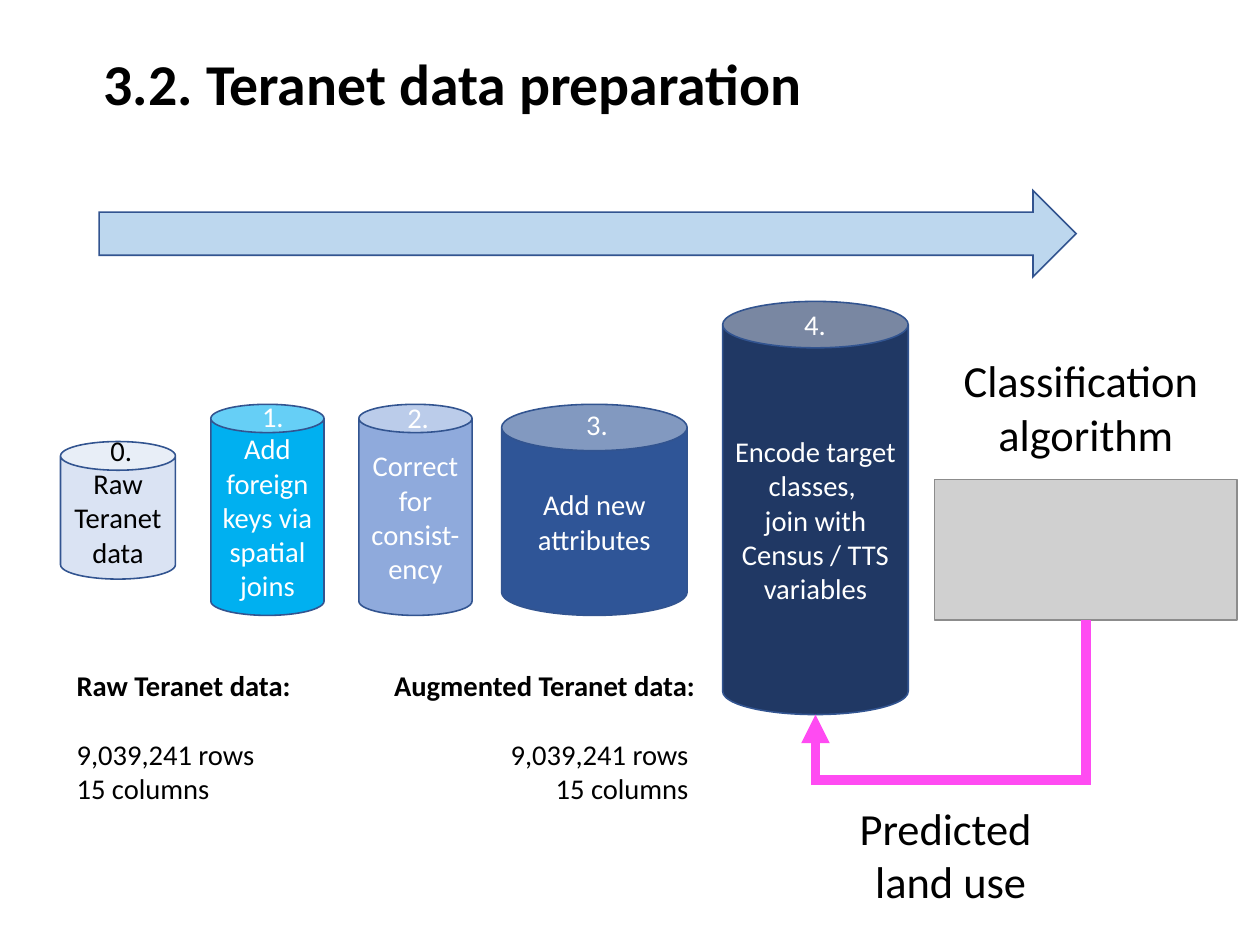
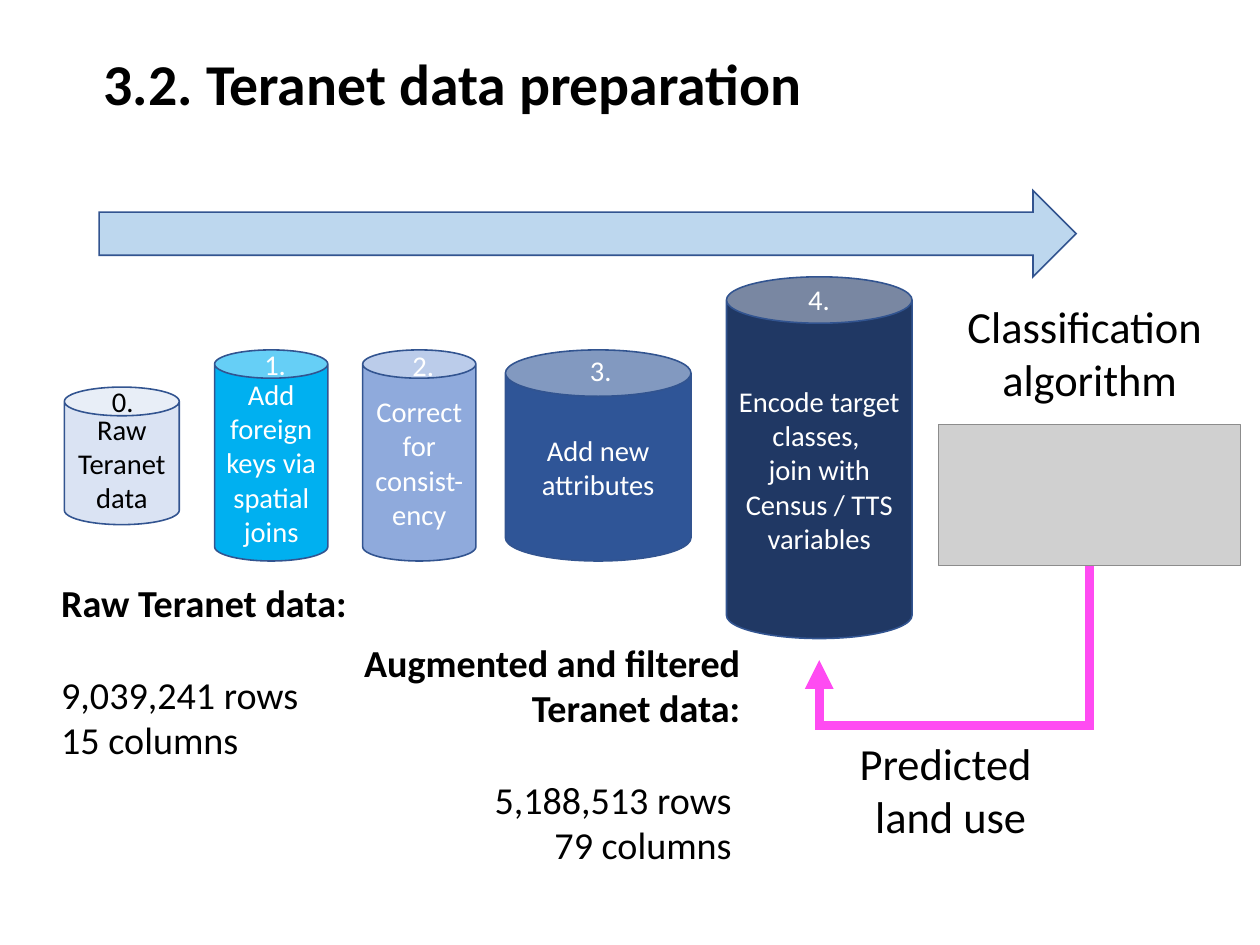
Before and after one commit to stepan-o/thesis, a slide deck: slide 19 of presentations/final_presentation.pptx. Drawn at 1260x945 pixels with LibreOffice and Linux fonts; fonts in the diff are those of the drawing; grey boxes stand for pictures. Boxes give left, top, right and bottom in pixels: in the first picture for what was removed or moved away, otherwise in the second. Text is boxed around its words. In the diff, an @@ line names an element or a change of style, - is before the commit and + after.

Commit message:
update presentation

```diff
--- a/presentations/final_presentation.pptx
+++ b/presentations/final_presentation.pptx
@@ cylinder "Encode target classes,": place and size @@
-cylinder "Encode target classes," at (723,302,908,715)
+cylinder "Encode target classes," at (727,277,912,638)
@@ text "4.": place and size @@
-text "4." at (804,316,826,335)
+text "4." at (808,291,830,310)
@@ text "1." rewrapped from (262,403,284,434) to (264,356,286,382) @@
@@ text "2." rewrapped from (407,404,429,435) to (412,358,434,383) @@
@@ text "0.": place and size @@
-text "0." at (110,440,132,462)
+text "0." at (112,393,134,417)
@@ 4 cylinders, 3 texts, 1 picture, 1 elbow arrow: place and size @@
-4 cylinders, 3 texts, 1 picture, 1 elbow arrow at (61,366,1238,780)
+4 cylinders, 3 texts, 1 picture, 1 elbow arrow at (64,312,1242,726)
@@ text "Raw Teranet data:": place and size @@
-text "Raw Teranet data:" at (77,676,291,800)
+text "Raw Teranet data:" at (61,590,347,755)
@@ text "Raw Teranet data:" at (61,590,347,755): size 18 to 24 pt @@
@@ text at (364,650,740,860): text changed; size 18 to 24 pt; bold on @@
-Augmented Teranet data:
-9,039,241 rows
-15 columns
+Augmented and filtered
+Teranet data:
+5,188,513 rows
+79 columns
@@ text "Predicted": place and size @@
-text "Predicted" at (860,814,1032,899)
+text "Predicted" at (860,749,1032,834)
```
Also in this commit, not shown: 3 other slides changed, 3 slides added.
